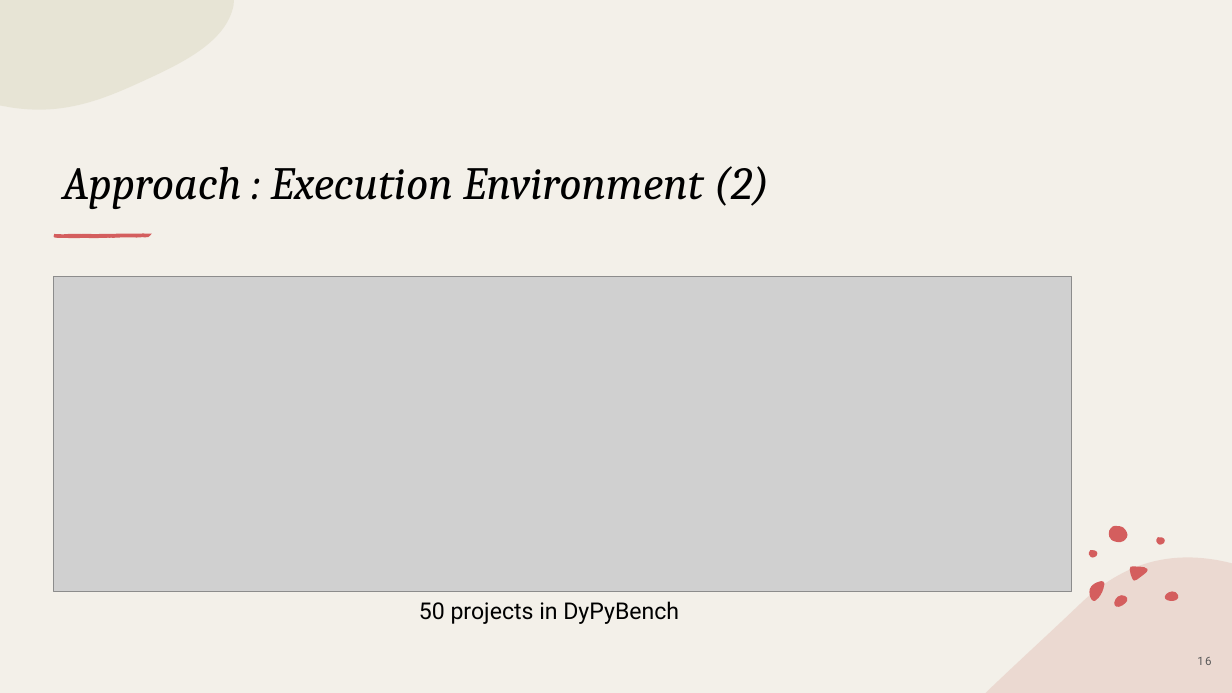
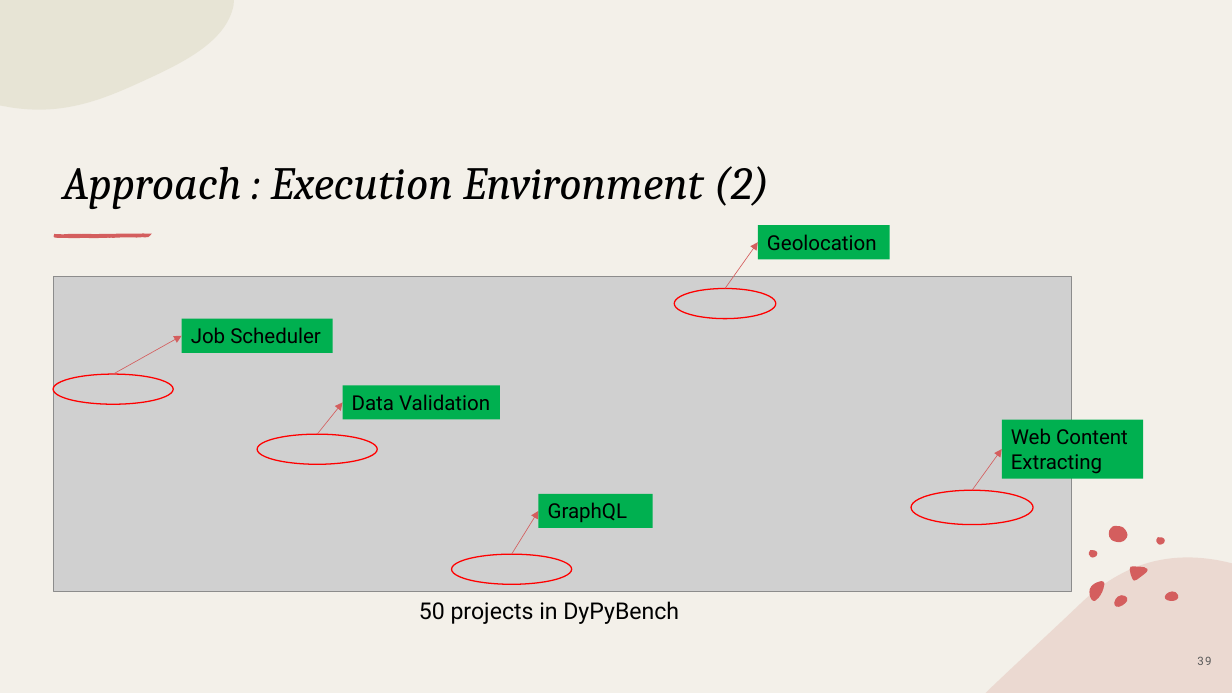
Before and after one commit to piyush-bajaj/DynamicPythonBenchmark, a slide deck: slide 39 of Final Presentation.pptx (slide 16 before the commit). Drawn at 1232x693 pixels with LibreOffice and Linux fonts; fonts in the diff are those of the drawing; grey boxes stand for pictures. Boxes give left, top, right and bottom in pixels: in the first picture for what was removed or moved away, otherwise in the second. Text is boxed around its words. In the diff, an @@ line names an element or a change of style, - is before the commit and + after.

```diff
--- a/Final Presentation.pptx
+++ b/Final Presentation.pptx
@@ rectangle added at (758, 226, 890, 260), fill #00B050, 16 pt, text #000000 @@
+Geolocation
@@ arrow added from (726, 288) to (758, 242), #D45E5E 0.5 pt @@
@@ ellipse added at (675, 288, 776, 319), outline #FF0000 1 pt @@
@@ rectangle added at (182, 319, 333, 353), fill #00B050, 16 pt, text #000000 @@
+Job Scheduler
@@ arrow added from (113, 374) to (182, 335), #D45E5E 0.5 pt @@
@@ ellipse added at (53, 374, 173, 405), outline #FF0000 1 pt @@
@@ rectangle added at (343, 385, 500, 420), fill #00B050, 16 pt, text #000000 @@
+Data Validation
@@ arrow added from (317, 434) to (343, 403), #D45E5E 0.5 pt @@
@@ ellipse added at (257, 434, 377, 465), outline #FF0000 1 pt @@
@@ arrow added from (972, 491) to (1002, 449), #D45E5E 0.5 pt @@
@@ rectangle added at (1002, 420, 1143, 479), fill #00B050, 16 pt, text #000000 @@
+Web Content Extracting
@@ rectangle added at (539, 494, 653, 528), fill #00B050, 16 pt, text #000000 @@
+GraphQL
@@ ellipse added at (911, 491, 1033, 525), outline #FF0000 1 pt @@
@@ arrow added from (512, 555) to (539, 511), #D45E5E 0.5 pt @@
@@ ellipse added at (452, 555, 572, 585), outline #FF0000 1 pt @@
@@ page number at (1197, 656, 1211, 665): text changed @@
-16
+39
```
Also in this commit, not shown: 10 other slides changed, 2 slides added.
